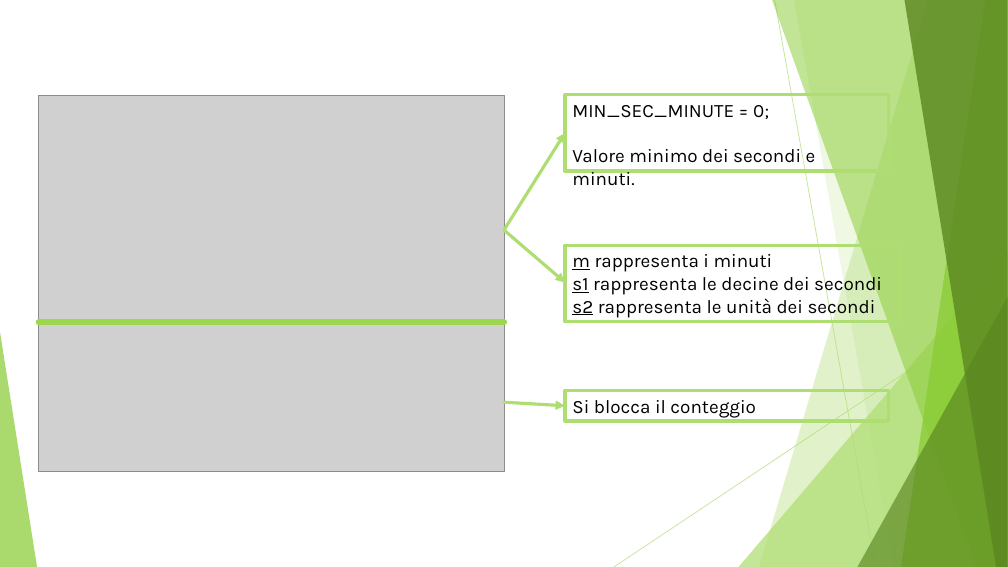
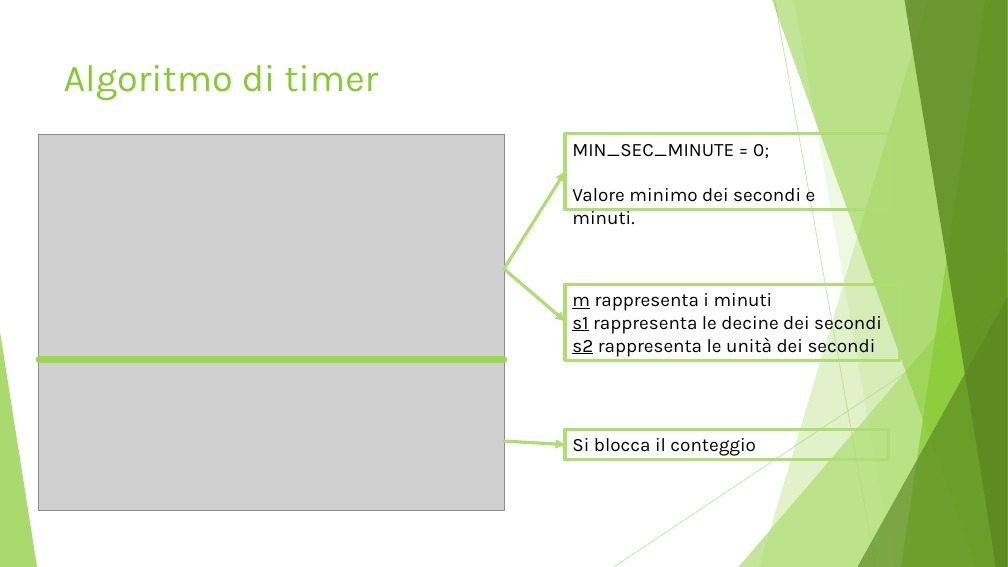
Before and after one commit to LuMug/AirIceHockey, a slide deck: slide 9 of Presentazione.pptx. Drawn at 1008x567 pixels with LibreOffice and Linux fonts; fonts in the diff are those of the drawing; grey boxes stand for pictures. Boxes give left, top, right and bottom in pixels: in the first picture for what was removed or moved away, otherwise in the second. Text is boxed around its words. In the diff, an @@ line names an element or a change of style, - is before the commit and + after.

```diff
--- a/Presentazione.pptx
+++ b/Presentazione.pptx
@@ title added at [64,65,378,101], 36 pt, text #87CA30 @@
+Algoritmo di timer
@@ 3 rectangles, 3 arrows, 1 picture: place and size @@
-3 rectangles, 3 arrows, 1 picture at [39,95,899,471]
+3 rectangles, 3 arrows, 1 picture at [39,134,899,510]
@@ line moved from (39, 322) - (504, 322) to (39, 359) - (504, 359) @@
```
Also in this commit, not shown: 2 other slides changed, 1 slide added, 1 slide removed.
